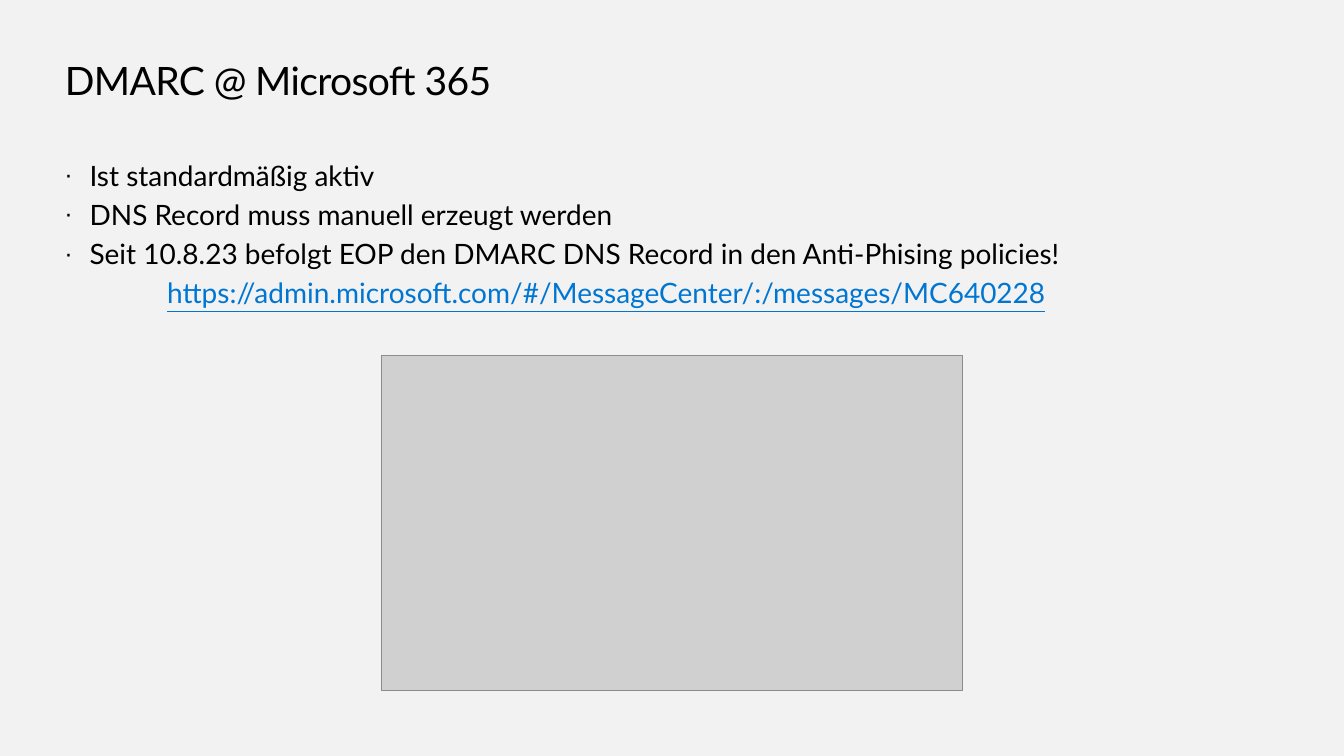
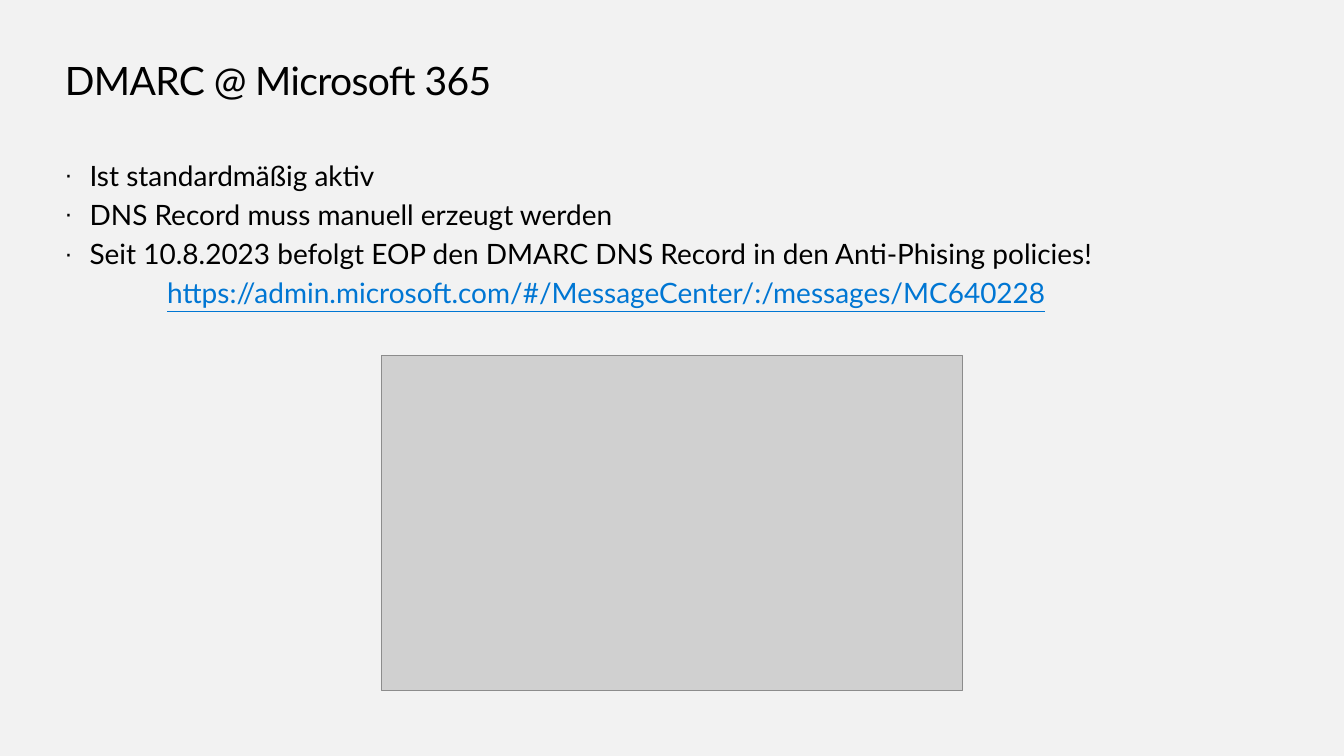
Before and after one commit to EnterpriseTrainingCenter/ExchangeServer, a slide deck: slide 32 of SMEXOP/SMEXOP_V1.0.pptx. Drawn at 1344x756 pixels with LibreOffice and Linux fonts; fonts in the diff are those of the drawing; grey boxes stand for pictures; background and template pictures are left out. Boxes give left, top, right and bottom in pixels: in the first picture for what was removed or moved away, otherwise in the second. Text is boxed around its words. In the diff, an @@ line names an element or a change of style, - is before the commit and + after.

```diff
--- a/SMEXOP/SMEXOP_V1.0.pptx
+++ b/SMEXOP/SMEXOP_V1.0.pptx
@@ text at (90, 243, 1091, 269): text changed @@
-· Seit 10.8.23 befolgt EOP den DMARC DNS Record in den Anti-Phising policies!
+· Seit 10.8.2023 befolgt EOP den DMARC DNS Record in den Anti-Phising policies!
```
Also in this commit, not shown: 7 other slides changed, 1 slide added.
